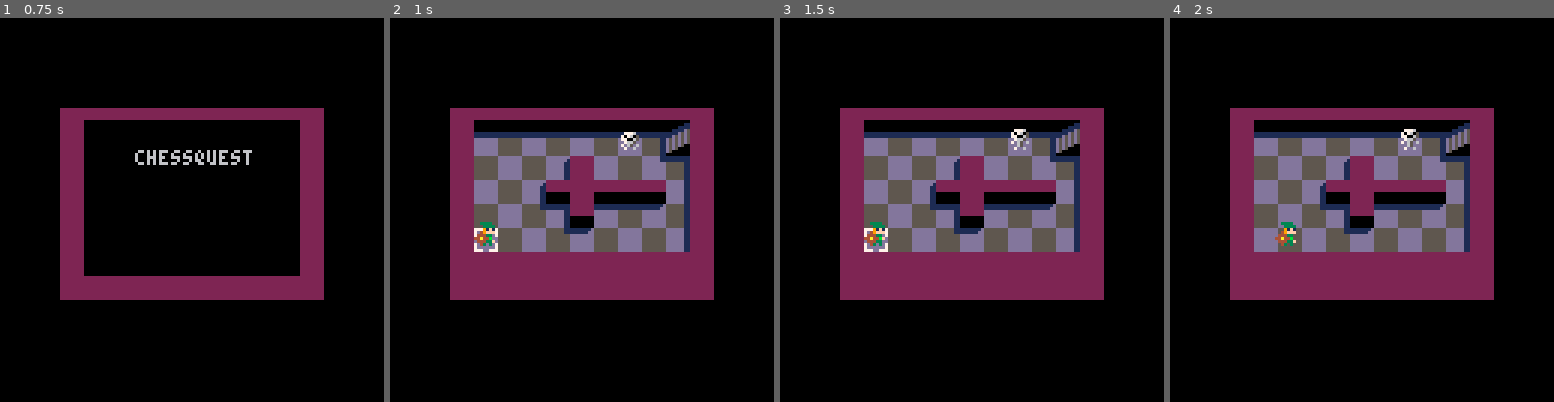
Above: before the commit, frames 1-4 (left to right).
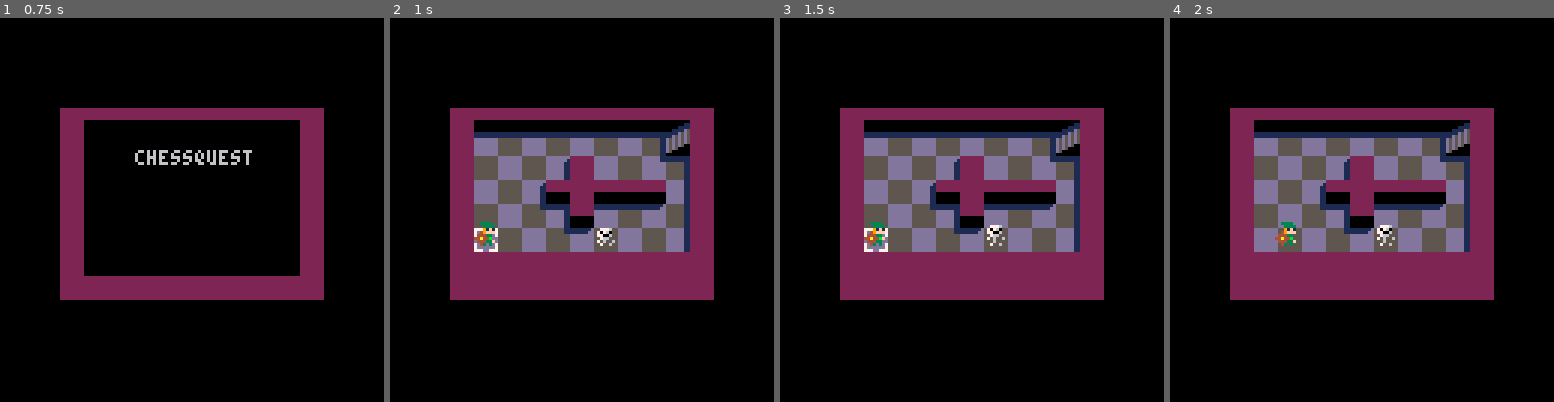
Above: after the commit, the same moments.

Repository: dakerfp/chessquest
Game: PICO-8 cartridge chess.p8
Two runs of this game, one before a commit and one after it. Both use one fixed random seed, a clock stepped at 60 frames per second and the inputs below.
Inputs:
- Up to frame 1 (0.75 s): tap X (X key) at 0.33 s; tap O (Z key) at 0.7 s
- Up to frame 2 (1 s): no input
- Up to frame 3 (1.5 s): tap X (X key) at 1.07 s
- Up to frame 4 (2 s): hold Right from 1.6 s (still down); tap O (Z key) at 1.7 s; tap X (X key) at 1.85 s

Frame 1 is identical in both runs. In frame 2, 0.3% of the frame differs, in the area x 53-65%, y 29-60%; in frame 3, 0.3%, in the area x 53-65%, y 28-60%; in frame 4, 0.3%.

Commit message:
avoid spawning too close with player

Diff:
--- a/chess.p8
+++ b/chess.p8
@@ -142,7 +142,7 @@
 
 			if not hits_wall(x, y)
 				and get_enemy_at(x,y) == nil
-				and x != p.x and y != p.y
+				and dist2(p,{x=x,y=y}) >= 2*2
 			then
 				-- xxx
 				tp, c = fetch_next_enemy(cost)
